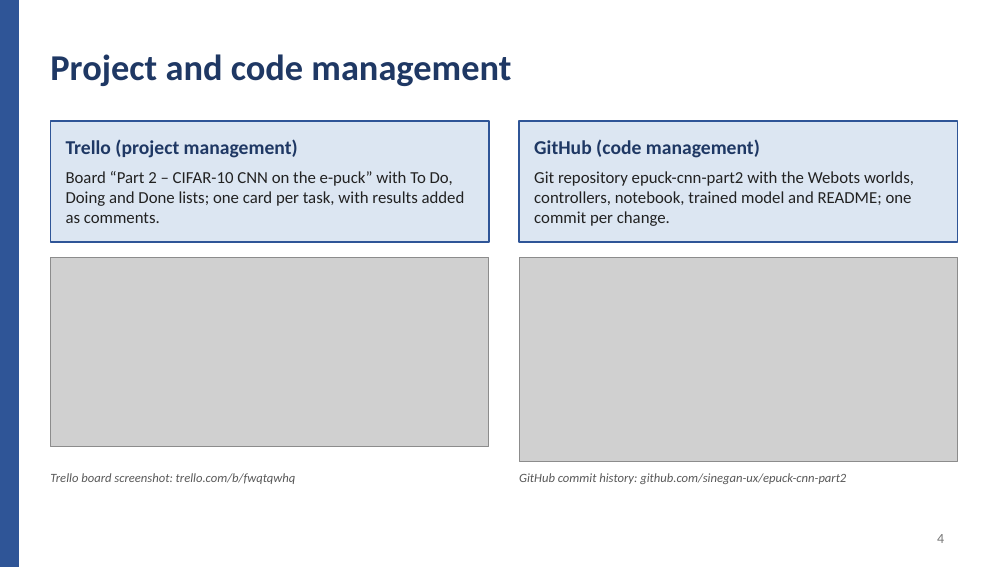
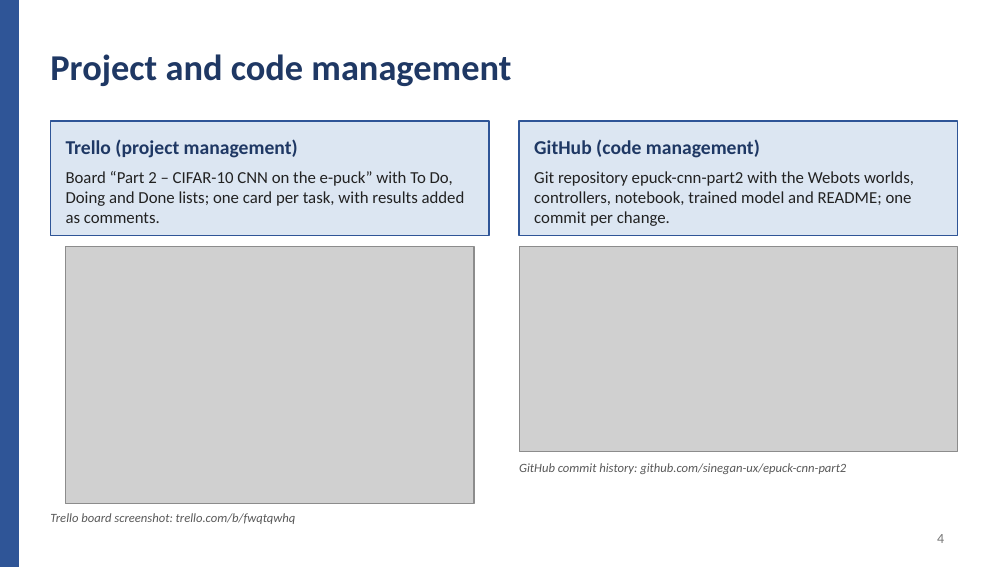
Before and after one commit to sinegan-ux/epuck-cnn-part2, a slide deck: slide 4 of presentation/Project_Part2_Presentation.pptx. Drawn at 1008x567 pixels with LibreOffice and Linux fonts; fonts in the diff are those of the drawing; grey boxes stand for pictures. Boxes give left, top, right and bottom in pixels: in the first picture for what was removed or moved away, otherwise in the second. Text is boxed around its words. In the diff, an @@ line names an element or a change of style, - is before the commit and + after.

```diff
--- a/presentation/Project_Part2_Presentation.pptx
+++ b/presentation/Project_Part2_Presentation.pptx
@@ rectangle: place and size @@
-rectangle at <box>50,121,489,242</box>
+rectangle at <box>50,121,489,236</box>
@@ rectangle: place and size @@
-rectangle at <box>519,121,958,242</box>
+rectangle at <box>519,121,958,236</box>
@@ picture: place and size @@
-picture at <box>50,257,489,447</box>
+picture at <box>66,247,475,504</box>
@@ picture: place and size @@
-picture at <box>519,257,958,462</box>
+picture at <box>519,247,958,452</box>
@@ text "GitHub commit history: github.com/sinegan-ux/epuck-cnn-part2": place and size @@
-text "GitHub commit history: github.com/sinegan-ux/epuck-cnn-part2" at <box>519,473,846,484</box>
+text "GitHub commit history: github.com/sinegan-ux/epuck-cnn-part2" at <box>519,463,846,474</box>
@@ text "Trello board screenshot: trello.com/b/fwqtqwhq": place and size @@
-text "Trello board screenshot: trello.com/b/fwqtqwhq" at <box>50,473,296,484</box>
+text "Trello board screenshot: trello.com/b/fwqtqwhq" at <box>50,513,296,524</box>
```
Also in this commit, not shown: 2 other slides changed, 1 slide added, 1 slide removed.
